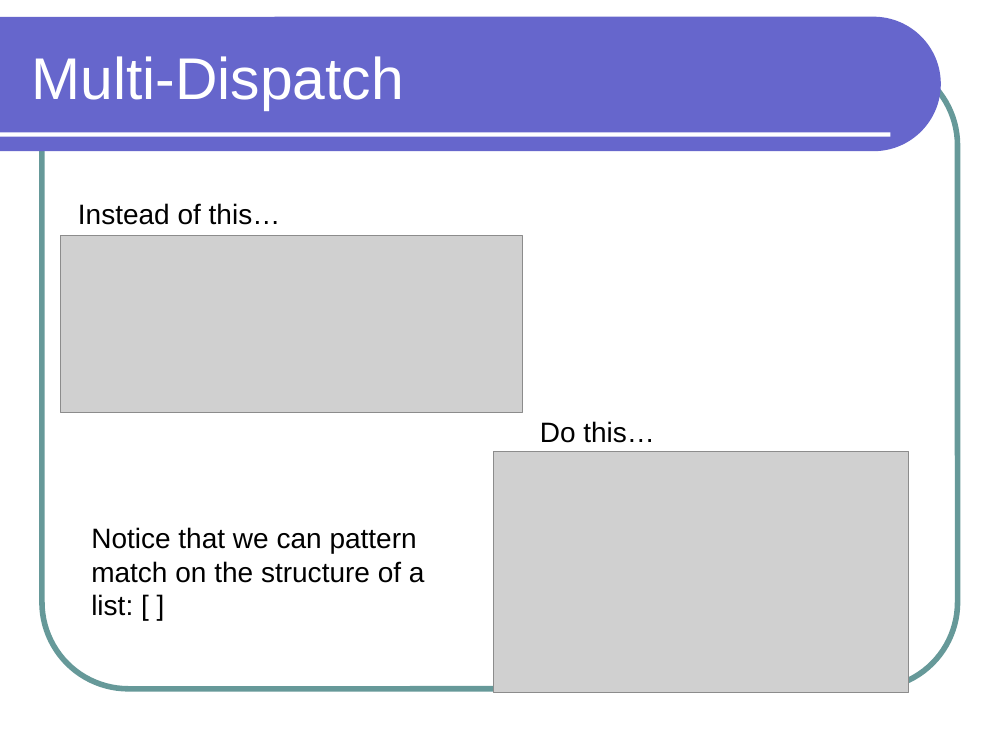
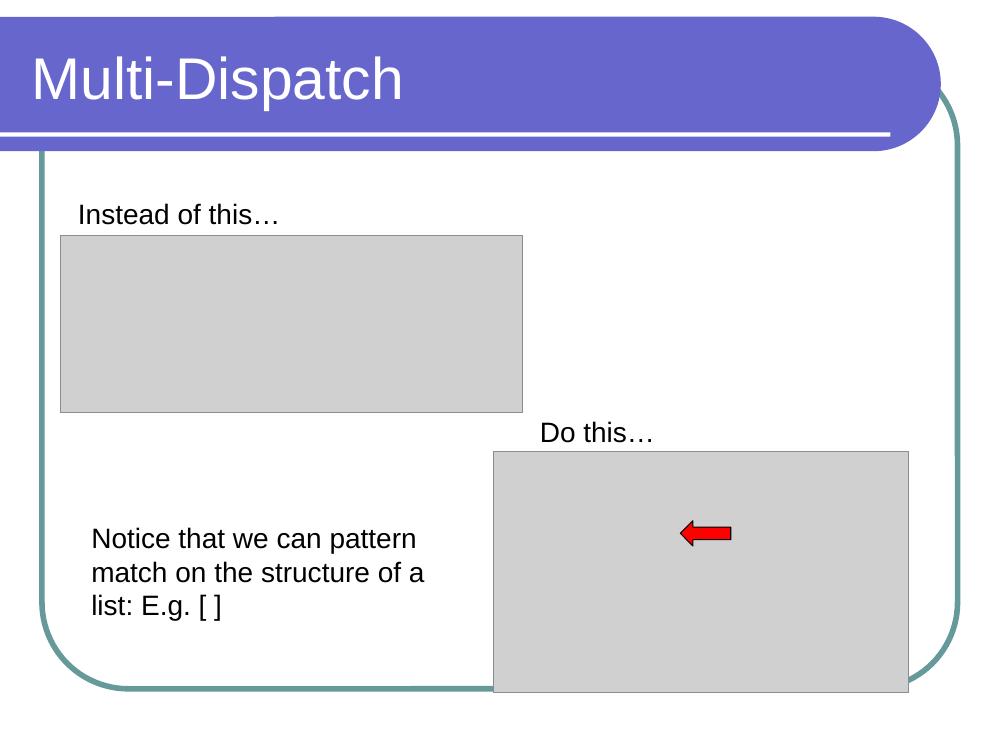
Before and after one commit to lutzhamel/CSC301, a slide deck: slide 12 of notes/csc301-ln013.ppt. Drawn at 1008x756 pixels with LibreOffice and Linux fonts; fonts in the diff are those of the drawing; grey boxes stand for pictures. Boxes give left, top, right and bottom in pixels: in the first picture for what was removed or moved away, otherwise in the second. Text is boxed around its words. In the diff, an @@ line names an element or a change of style, - is before the commit and + after.

```diff
--- a/notes/csc301-ln013.ppt
+++ b/notes/csc301-ln013.ppt
@@ left arrow added at <box>680,521,731,546</box>, fill #FF0000, outline #000000 0.74 pt @@
@@ text at <box>91,594,191,621</box>: text changed @@
-list: [ ]
+list: E.g. [ ]
```
Also in this commit, not shown: 7 other slides changed, 7 slides added, 4 other files.
